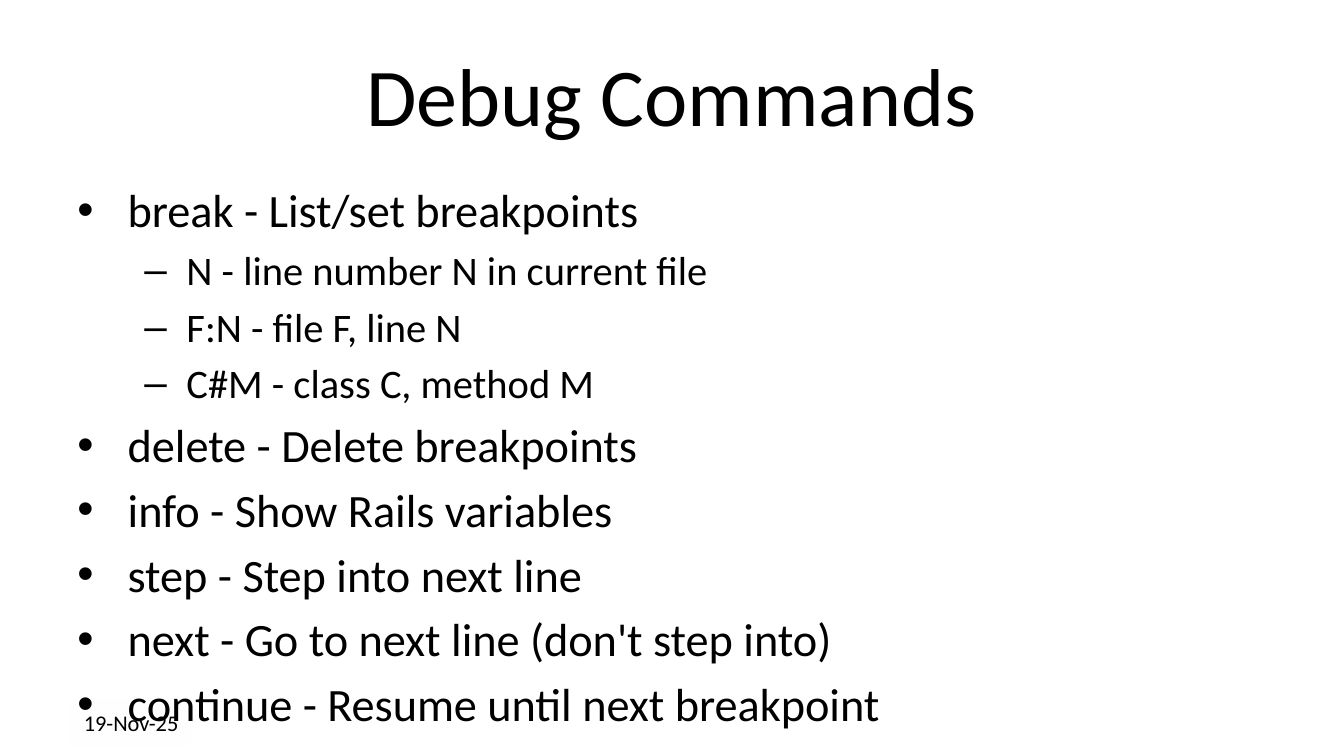
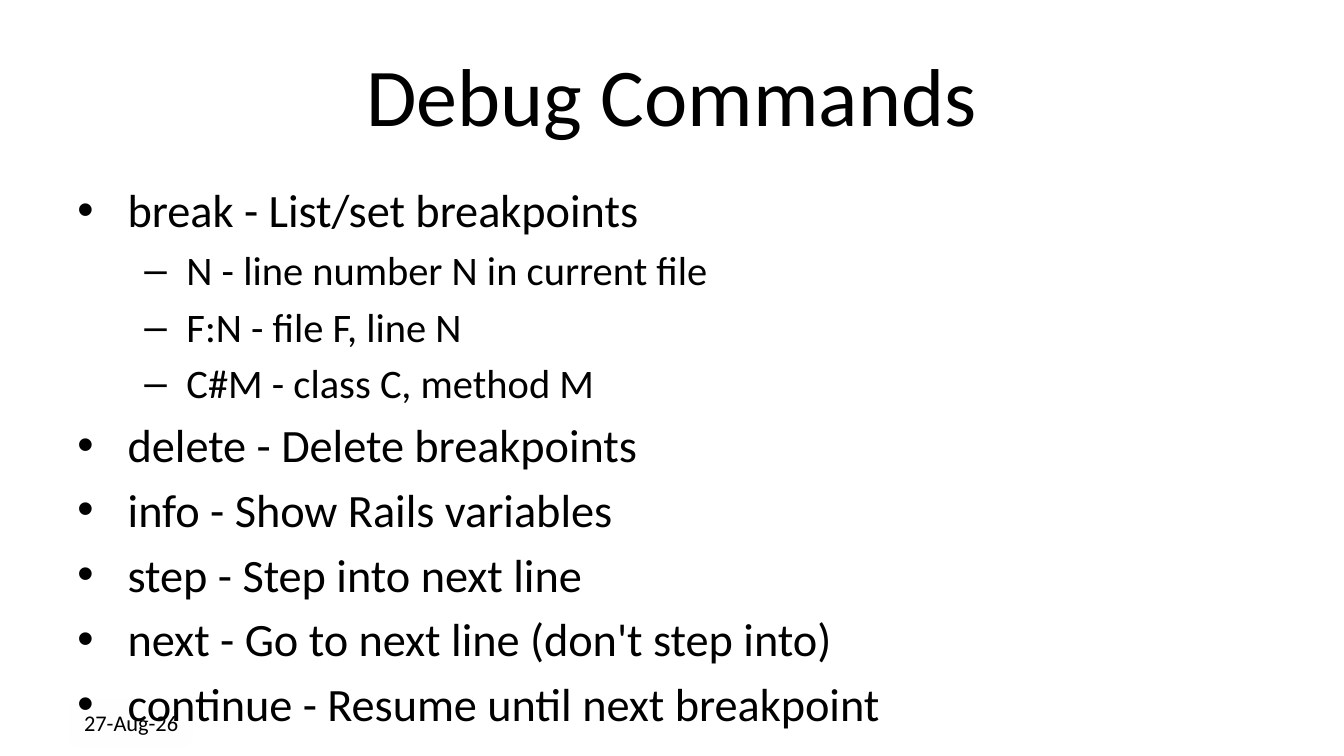
Before and after one commit to drb80/WebAppDev, a slide deck: slide 43 of Slides/Chapter02.pptx. Drawn at 1344x756 pixels with LibreOffice and Linux fonts; fonts in the diff are those of the drawing; background and template pictures are left out. Boxes give left, top, right and bottom in pixels: in the first picture for what was removed or moved away, otherwise in the second. Text is boxed around its words. In the diff, an @@ line names an element or a change of style, - is before the commit and + after.

```diff
--- a/Slides/Chapter02.pptx
+++ b/Slides/Chapter02.pptx
@@ text at bbox=[84, 712, 178, 735]: text changed @@
-19-Nov-25
+27-Aug-26
```
Also in this commit, not shown: 37 other slides changed, 4 other files.
